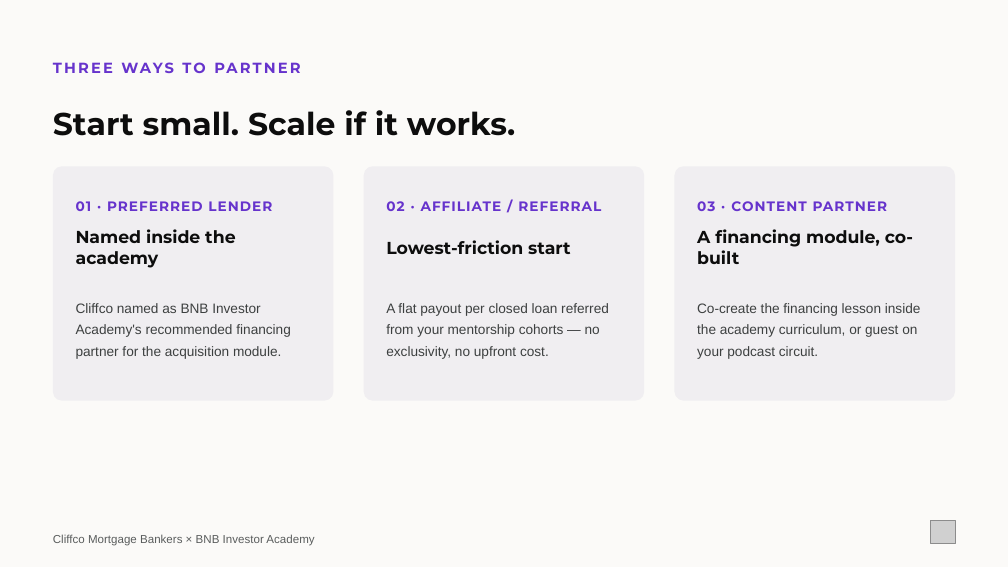
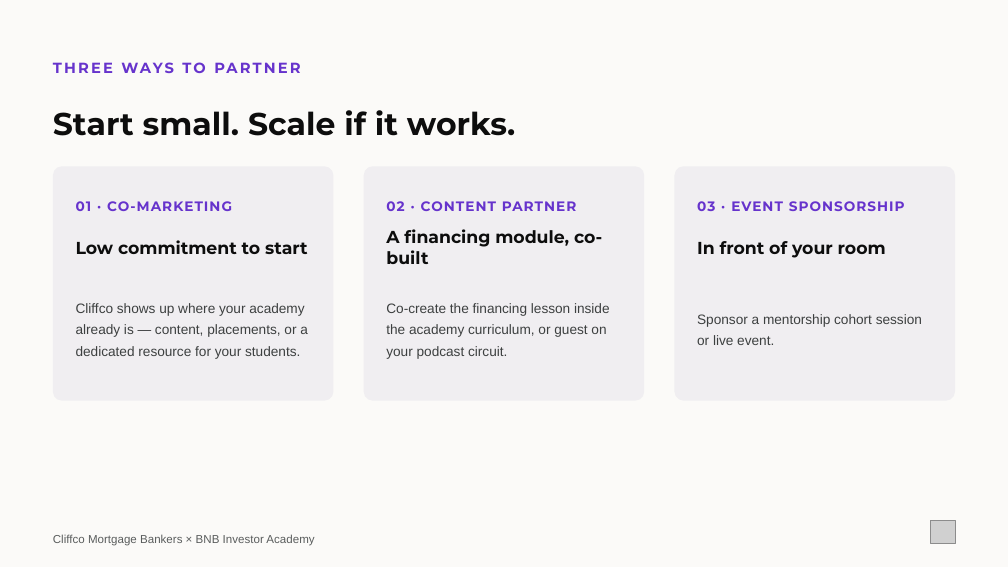
Before and after one commit to loganlevy1/STR, a slide deck: slide 8 of outreach/pitch-decks/cliffco-michael-elefante-partnership.pptx. Drawn at 1008x567 pixels with LibreOffice and Linux fonts; fonts in the diff are those of the drawing; grey boxes stand for pictures. Boxes give left, top, right and bottom in pixels: in the first picture for what was removed or moved away, otherwise in the second. Text is boxed around its words. In the diff, an @@ line names an element or a change of style, - is before the commit and + after.

```diff
--- a/outreach/pitch-decks/cliffco-michael-elefante-partnership.pptx
+++ b/outreach/pitch-decks/cliffco-michael-elefante-partnership.pptx
@@ text at (76, 201, 232, 211): text changed @@
-01 · PREFERRED LENDER
+01 · CO-MARKETING
@@ text at (386, 201, 576, 211): text changed @@
-02 · AFFILIATE / REFERRAL
+02 · CONTENT PARTNER
@@ text at (697, 201, 905, 211): text changed @@
-03 · CONTENT PARTNER
+03 · EVENT SPONSORSHIP
@@ text at (386, 229, 602, 264): text changed @@
-Lowest-friction start
+A financing module, co-built
@@ text at (76, 240, 308, 254): text changed @@
-Named inside the academy
+Low commitment to start
@@ text at (697, 241, 886, 258): text changed @@
-A financing module, co-built
+In front of your room
@@ text at (76, 303, 308, 359): text changed @@
-Cliffco named as BNB Investor Academy's recommended financing partner for the acquisition module.
+Cliffco shows up where your academy already is — content, placements, or a dedicated resource for your students.
@@ text at (386, 303, 610, 359): text changed @@
-A flat payout per closed loan referred from your mentorship cohorts — no exclusivity, no upfront cost.
+Co-create the financing lesson inside the academy curriculum, or guest on your podcast circuit.
@@ text at (697, 314, 922, 345): text changed @@
-Co-create the financing lesson inside the academy curriculum, or guest on your podcast circuit.
+Sponsor a mentorship cohort session or live event.
```
Also in this commit, not shown: 2 other slides changed, 3 other files.
